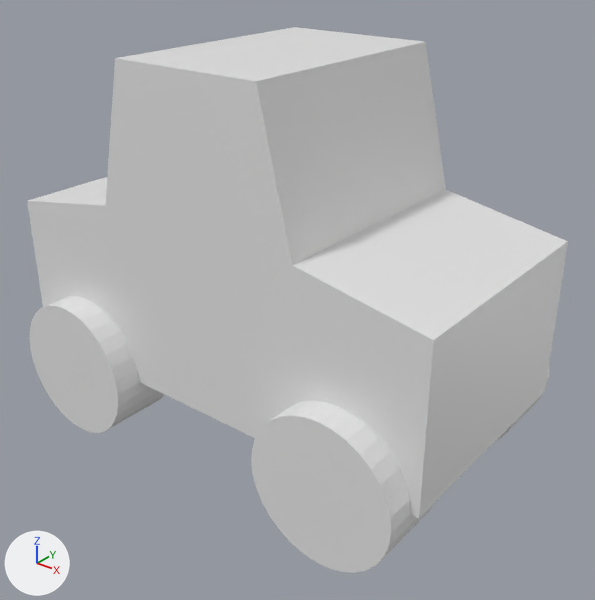
A saved change to the FBX model Content/Assets/Models/car.fbx.
The view is the same before and after, from a 50 mm camera at (6.06, -7.24, 6.49) aimed at (0.34, -0.09, 2.06). The lights are fixed; the arrows at lower left show +X, +Y and +Z.
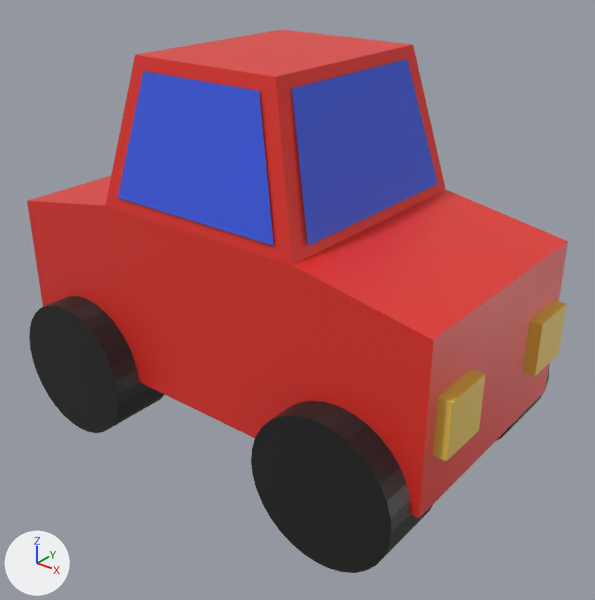
Pixel boxes (x1, y1, x2, y2) of what changed, in the pictures (595 x 600 px):
'Cube', recoloured, reshaped (white to red)
    before: (27, 27, 568, 573)
    after: (27, 30, 568, 573)
part 1 of me_cube, added (yellow)
    after: (433, 369, 486, 461)
part 2 of me_cube, added
    after: (522, 300, 566, 376)
part 3 of me_cube, built on
    before: (106, 27, 446, 265)
    after: (106, 30, 446, 265)
part 4 of me_cube, recoloured (white to black)
    both: (29, 296, 549, 573)

The edits, one by one:
Material 'Material' (mat_material) changes colour from white #e7e7e7 to red #e7352c; in linear values from (0.8, 0.8, 0.8) to (0.8, 0.035, 0.0255).
Material 'Material.002' (mat_material_002) is new.
Its base color is (0.047, 0.111, 0.8) (blue #3d5ee7).
Material 'Material.001' (mat_material_001) is new.
Its base color is (0.014, 0.014, 0.014) (black #1f1f1f).
Material 'Material.003' (mat_material_003) is new.
Its base color is (0.8, 0.568, 0.0817) (yellow #e7c751).
me_cube is used by ob_cube; location (0.0, 0.0, 2.0).
Verts and faces of me_cube; kept vertices keep their numbers, new ones are numbered from 276.
Before the commit, vertices of me_cube: 16 (0.98, -1.5, 3.0) at pixel (256, 81), 17 (-0.98, -1.5, 3.0) at pixel (115, 58), 18 (0.98, 1.5, 3.0) at pixel (425, 41), 19 (-0.98, 1.5, 3.0) at pixel (294, 27).
me_cube had 276 vertices, 154 faces and spanned x -3.0..3.0, y -1.85..1.85, z -1.9..3.0.
me_cube now has 308 vertices, 170 faces and spans x -3.0..3.15, y -1.85..1.85, z -1.9..3.0.
me_cube part 1: a new loose piece, a box spanning x 2.49..3.15, y -1.33..-0.67, z -0.34..0.32, in mat_material_003 (yellow #e7c751).
me_cube part 2: a new loose piece, a box spanning x 2.49..3.15, y 0.67..1.33, z -0.34..0.32, in mat_material_003 (yellow #e7c751).
Part 3, on me_cube:
Vertex 16 moves to (0.98, -1.23, 3.0), pixel (275, 76).
Vertex 17 moves to (-0.98, -1.23, 3.0), pixel (134, 54).
Vertex 18 moves to (0.98, 1.23, 3.0), pixel (413, 44).
Vertex 19 moves to (-0.98, 1.23, 3.0), pixel (281, 29).
New vertex 276 is at (1.16, -1.5, 1.43), pixel (273, 245).
New vertex 277 is at (-1.16, -1.5, 1.43), pixel (117, 197).
New vertex 278 is at (0.82, -1.27, 2.86), pixel (259, 90).
New vertex 279 is at (-0.82, -1.27, 2.86), pixel (143, 71).
New vertex 280 is at (1.16, 1.5, 1.43).
New vertex 281 is at (-1.16, 1.5, 1.43).
New vertex 282 is at (0.82, 1.27, 2.86).
New vertex 283 is at (-0.82, 1.27, 2.86).
New vertex 284 is at (1.41, 1.27, 1.42), pixel (437, 183).
New vertex 285 is at (1.41, -1.27, 1.42), pixel (307, 246).
New vertex 286 is at (-1.41, 1.27, 1.42).
New vertex 287 is at (-1.41, -1.27, 1.42).
New vertex 288 is at (1.02, -1.04, 2.87), pixel (291, 88).
New vertex 289 is at (-1.02, -1.04, 2.87).
New vertex 290 is at (1.02, 1.04, 2.87), pixel (407, 59).
New vertex 291 is at (-1.02, 1.04, 2.87).
New faces: (276, 278, 279, 277), (280, 281, 283, 282), (286, 287, 289, 291), (284, 290, 288, 285) (mat_material_002 (blue #3d5ee7)).
me_cube part 4: 136 faces spanning x -2.9..2.9, y -1.85..1.85, z -1.9..-0.1 switch from mat_material (white #e7e7e7) to mat_material_001 (black #1f1f1f).
me_cube now uses material mat_material_002 (blue #3d5ee7).
me_cube now uses material mat_material_003 (yellow #e7c751).
